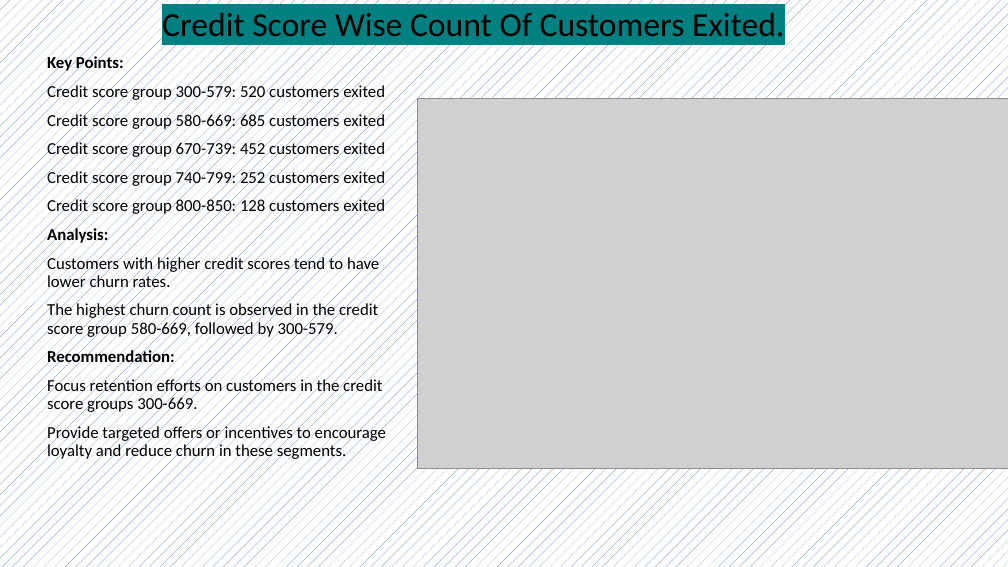
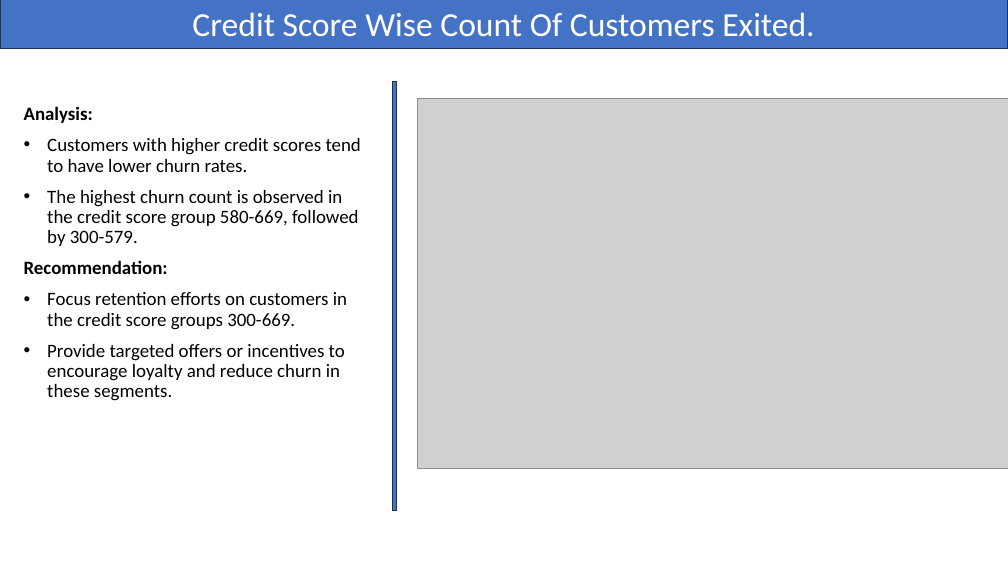
Before and after one commit to Lokesh272000/SQL-Project, a slide deck: slide 15 of Capstone Presentation.pptx. Drawn at 1008x567 pixels with LibreOffice and Linux fonts; fonts in the diff are those of the drawing; grey boxes stand for pictures. Boxes give left, top, right and bottom in pixels: in the first picture for what was removed or moved away, otherwise in the second. Text is boxed around its words. In the diff, an @@ line names an element or a change of style, - is before the commit and + after.

```diff
--- a/Capstone Presentation.pptx
+++ b/Capstone Presentation.pptx
@@ background pattern #4472C4 on #FFFFFF to #FFFFFF @@
@@ rectangle "Credit Score Wise Count Of ...": place and size @@
-rectangle "Credit Score Wise Count Of ..." at (162,12,784,36)
+rectangle "Credit Score Wise Count Of ..." at (0,0,1008,49)
@@ rectangle "Credit Score Wise Count Of ..." at (0,0,1008,49): text colour #000000 to #FFFFFF, highlight #008080 to none; alignment left to centre; line spacing 0.9 to 1; fill none to #4472C4; outline none to #1E3256 1 pt @@
@@ text at (47,55,385,216): paragraphs removed @@
-Key Points:
-Credit score group 300-579: 520 customers exited
-Credit score group 580-669: 685 customers exited
-Credit score group 670-739: 452 customers exited
-Credit score group 740-799: 252 customers exited
-Credit score group 800-850: 128 customers exited
@@ rectangle added at (392,82,396,510), fill #4472C4, outline #1E3256 1 pt @@
@@ text "Analysis:": place and size @@
-text "Analysis:" at (47,55,386,460)
+text "Analysis:" at (24,106,361,401)
@@ text "Analysis:" at (24,106,361,401): size 16 to 18 pt; bullet none to • @@
```
Also in this commit, not shown: 19 other slides changed, 1 slide added, 1 slide removed.
